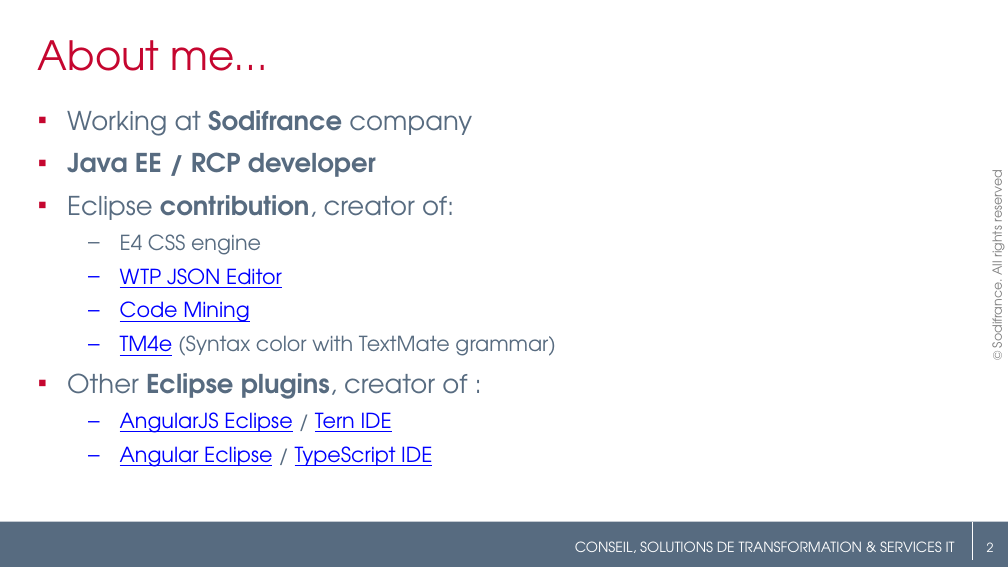
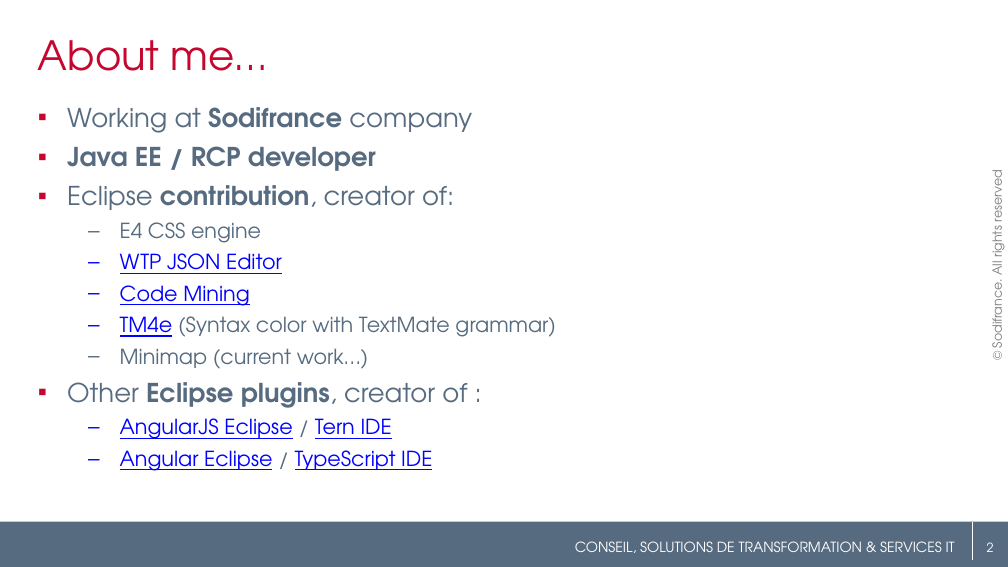
Before and after one commit to angelozerr/EclipseConFrance2018, a slide deck: slide 2 of EclipseConFrance2018_CodeMining.pptx. Drawn at 1008x567 pixels with LibreOffice and Linux fonts; fonts in the diff are those of the drawing; background and template pictures are left out. Boxes give left, top, right and bottom in pixels: in the first picture for what was removed or moved away, otherwise in the second. Text is boxed around its words. In the diff, an @@ line names an element or a change of style, - is before the commit and + after.

```diff
--- a/EclipseConFrance2018_CodeMining.pptx
+++ b/EclipseConFrance2018_CodeMining.pptx
@@ text at <box>67,107,556,471</box>: line spacing 1.2 to 1.1 @@
@@ text at <box>120,348,368,369</box>: paragraph added @@
+  – Minimap (current work…)
```
Also in this commit, not shown: 11 other slides changed, 5 slides added.
